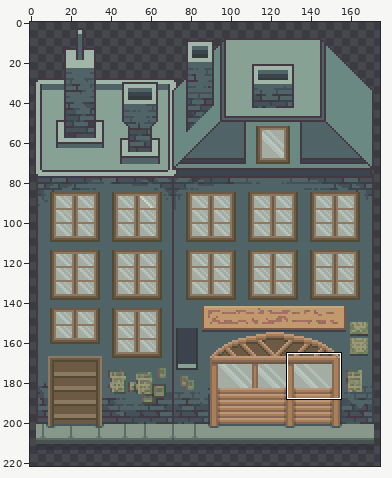
A sprite sheet gets an edit: assets/02_architecture/02_palud/paludBuildingLeft.png. The picture above shows the old version from afar; the outline marks the close-up.
Close-up. Earlier state:
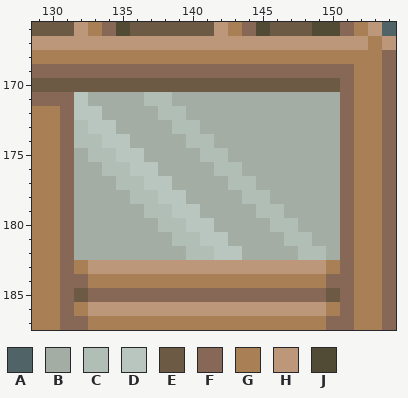
The file is 175x215 pixels. Colours within 5 levels of each other are drawn and written as one. Shown: x 129..154, y 166..187. The old version is drawn lined up with the new one, on the new canvas. The wide view leaves out empty margins. The commit also changed other parts of the picture, which this record leaves out.
Palette (. is transparent): A #506366  B #a4ada3  C #b0beb5  D #b9c6c0  E #6d5a45  F #876856  G #a97f55  H #bc9779  J #514a34
New version:
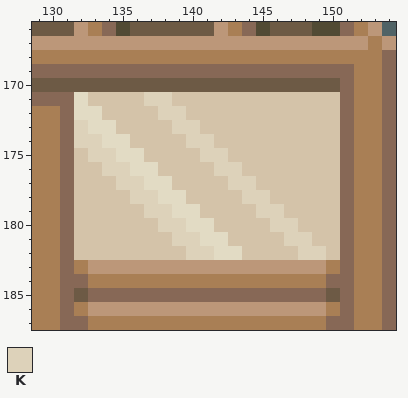
Colours new in this view: K #ddd2ba
Edits made:
canvas 175x215 -> 175x237
colour B: #a4ada3 -> #d4c3a9
colour D: #b9c6c0 -> #e2dbc4
Changed rows in their new state; - is a pixel that keeps its letter.
first column x 132:
171 -----KK-----------
172 ------KK----------
173 K------KK---------
174 KK------KK--------
175 -KK------KK-------
176 --KK------KK------
177 ---KK------KK-----
178 ----KK------KK----
179 -----KK------KK---
180 ------KK------KK--
181 -------KK------KK-
182 --------KK------KK
Boxes around the changes in both close-ups, in picture pixels (x1, y1, x2, y2):
changed: (74, 92, 340, 260)
